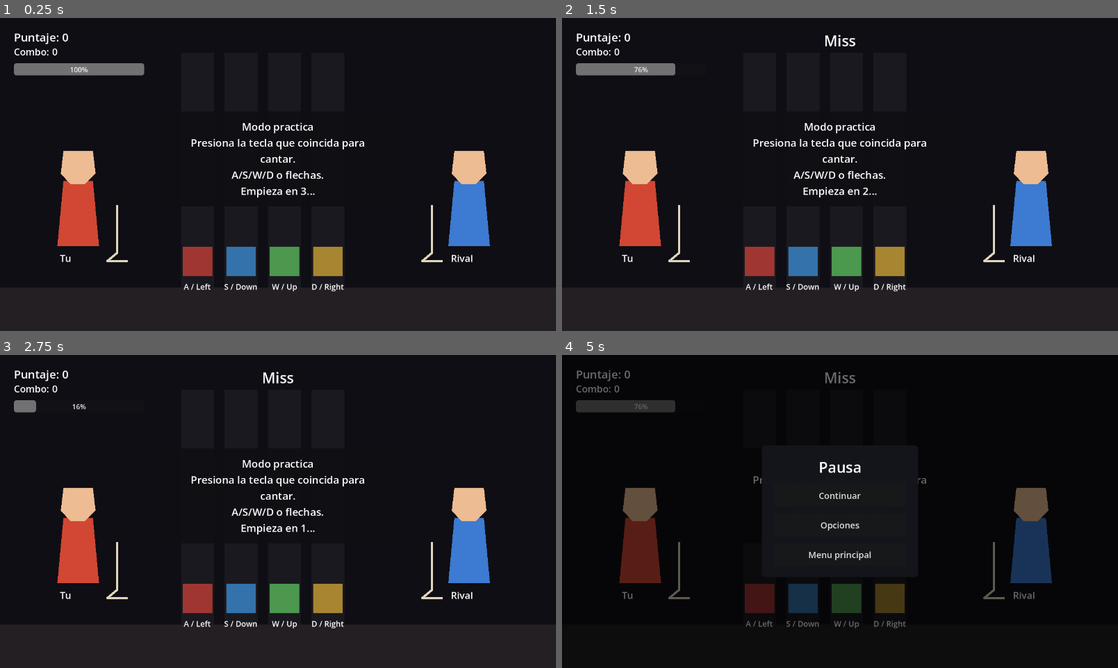
Above: before the commit, frames 1-4 (two rows, left to right).
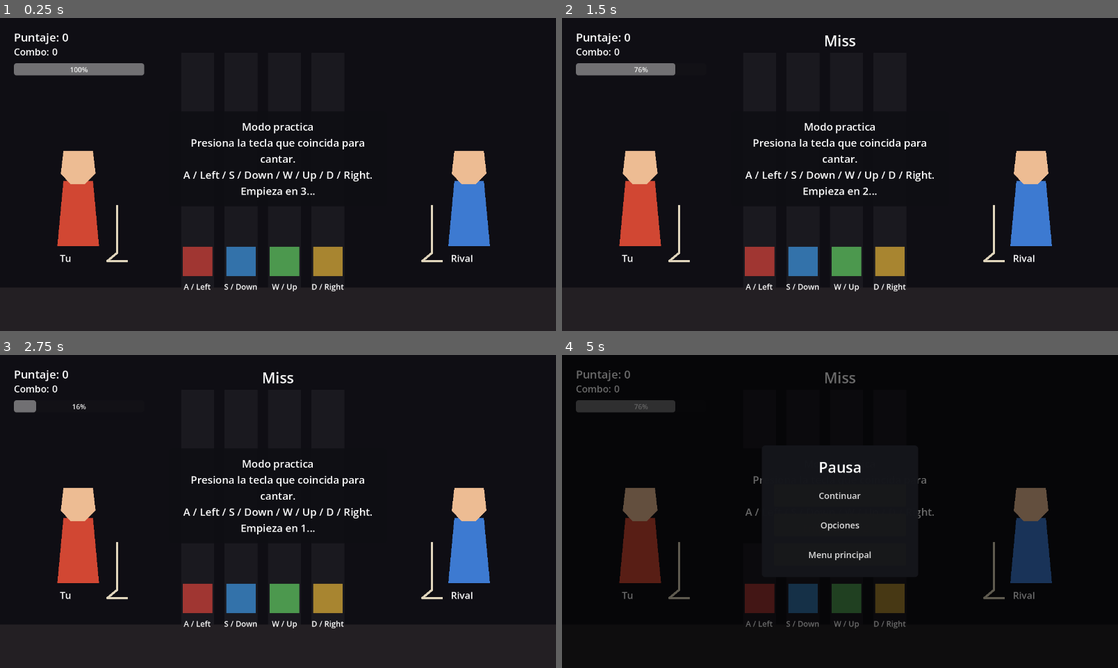
Above: after the commit, the same moments.

Repository: AlejandroBast/BarrioLife
Game: Godot game, scene res://scenes/BattleScene.tscn
Same seed, same stepped clock (60 frames per second), same inputs: the game is played once before the commit and once after it. This scene is started directly instead of the project's main scene.
Inputs:
- Up to frame 1 (0.25 s): no input
- Up to frame 2 (1.5 s): tap Enter at 0.5 s; hold W (note_up) 0.53-1.28 s; hold D (move_right) from 0.53 s (still down); tap Space at 1.25 s; tap E (interact) at 1.35 s
- Up to frame 3 (2.75 s): tap W (note_up) at 1.52, 1.55, 1.82 s; release D (move_right) at 2.03 s; hold A (move_left) from 2.03 s (still down); hold W (note_up) from 2.03 s (still down)
- Up to frame 4 (5 s): tap Enter at 2.75 s; release A (move_left) at 2.78 s; release W (note_up) at 2.78 s; hold D (move_right) 2.78-3.5 s; tap E (interact) at 2.85 s; tap W (note_up) at 3.02, 3.05, 3.32 s; click "Reintentar combate" at 3.5 s; tap Space at 4.25 s; hold D (move_right) from 4.28 s (still down); hold W (note_up) from 4.28 s (still down); tap Escape (pause_game) at 4.9 s

The runs differ from the first frame. In frame 1, 0.4% of the frame differs, in the area x 33-67%, y 48-53%; in frame 2, 0.4%; in frame 3, 0.4%; in frame 4, less than 0.1%.

Commit message:
Actualizacion de escena de batalla

Diff:
--- a/scripts/BattleScene.gd
+++ b/scripts/BattleScene.gd
@@ -15,12 +15,6 @@
 const INTRO_DURATION = 3.0
 
 const DIRECTIONS = ["left", "down", "up", "right"]
-const KEY_LABELS = {
-	"left": "A / Left",
-	"down": "S / Down",
-	"up": "W / Up",
-	"right": "D / Right",
-}
 const DIR_COLORS = {
 	"left": Color(0.95, 0.28, 0.24),
 	"down": Color(0.26, 0.66, 1.0),
@@ -98,12 +92,12 @@
 
 func _unhandled_input(event: InputEvent) -> void:
 	if event is InputEventKey and event.pressed and not event.echo:
-		if event.keycode == KEY_ESCAPE:
+		if event.is_action_pressed("pause_game"):
 			get_viewport().set_input_as_handled()
 			_open_pause_menu()
 			return
 
-		var direction: String = _direction_from_key(event.keycode)
+		var direction: String = _direction_from_input(event)
 		if direction != "":
 			get_viewport().set_input_as_handled()
 			_try_hit(direction)
@@ -204,7 +198,7 @@
 		add_child(hit_zone)
 
 		var key_label := Label.new()
-		key_label.text = String(KEY_LABELS[direction])
+		key_label.text = _get_note_key_label(direction)
 		key_label.horizontal_alignment = HORIZONTAL_ALIGNMENT_CENTER
 		key_label.position = Vector2(x_position - 45.0, HIT_Y + 45.0)
 		key_label.size = Vector2(90.0, 28.0)
@@ -278,7 +272,13 @@
 
 func _update_intro_text() -> void:
 	var seconds_left: int = int(ceil(intro_remaining))
-	intro_label.text = "Modo practica\nPresiona la tecla que coincida para cantar.\nA/S/W/D o flechas.\nEmpieza en %d..." % maxi(1, seconds_left)
+	intro_label.text = "Modo practica\nPresiona la tecla que coincida para cantar.\n%s / %s / %s / %s.\nEmpieza en %d..." % [
+		SettingsManager.get_action_label("note_left"),
+		SettingsManager.get_action_label("note_down"),
+		SettingsManager.get_action_label("note_up"),
+		SettingsManager.get_action_label("note_right"),
+		maxi(1, seconds_left),
+	]
 
 
 func _spawn_due_notes() -> void:
@@ -395,16 +395,29 @@
 	scene_tree.call_deferred("change_scene_to_file", scene_path)
 
 
-func _direction_from_key(keycode: Key) -> String:
-	match keycode:
-		KEY_A, KEY_LEFT:
-			return "left"
-		KEY_S, KEY_DOWN:
-			return "down"
-		KEY_W, KEY_UP:
-			return "up"
-		KEY_D, KEY_RIGHT:
-			return "right"
+func _direction_from_input(event: InputEvent) -> String:
+	if event.is_action_pressed("note_left"):
+		return "left"
+	if event.is_action_pressed("note_down"):
+		return "down"
+	if event.is_action_pressed("note_up"):
+		return "up"
+	if event.is_action_pressed("note_right"):
+		return "right"
+
+	return ""
+
+
+func _get_note_key_label(direction: String) -> String:
+	match direction:
+		"left":
+			return SettingsManager.get_action_label("note_left")
+		"down":
+			return SettingsManager.get_action_label("note_down")
+		"up":
+			return SettingsManager.get_action_label("note_up")
+		"right":
+			return SettingsManager.get_action_label("note_right")
 		_:
 			return ""
 
